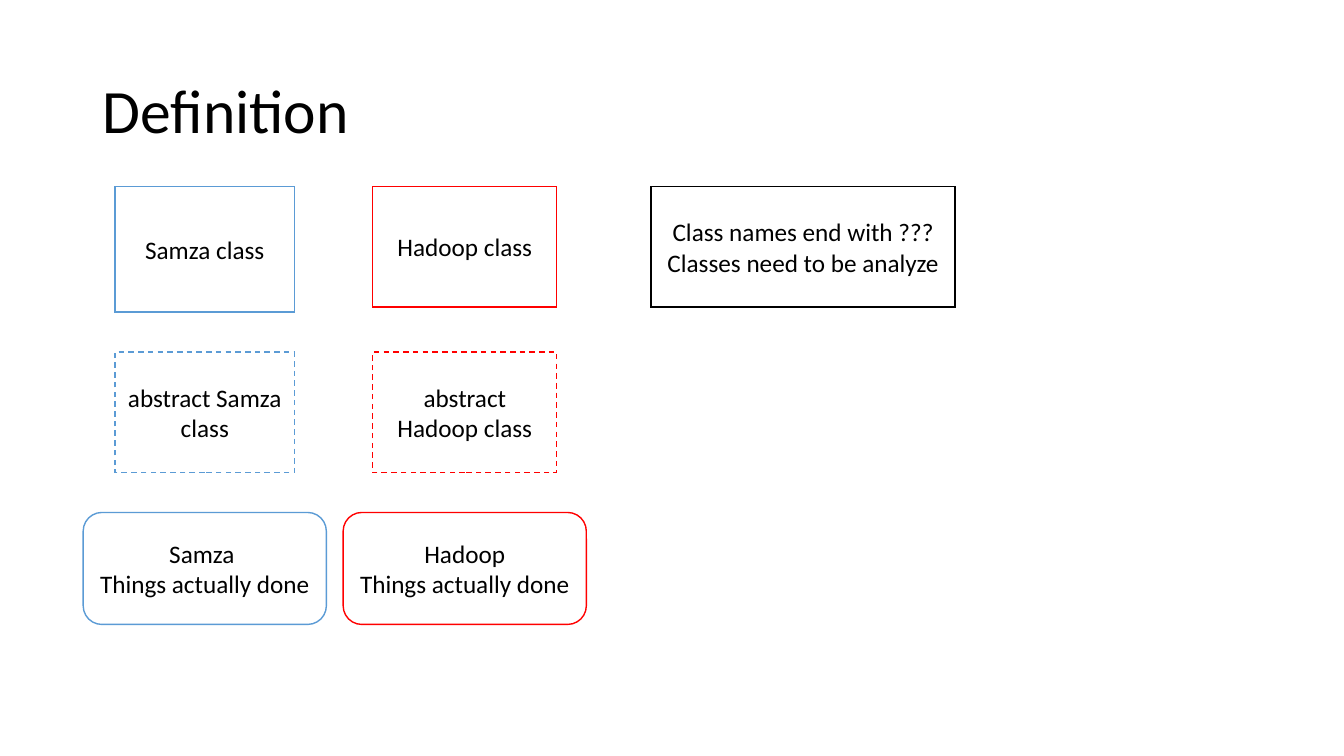
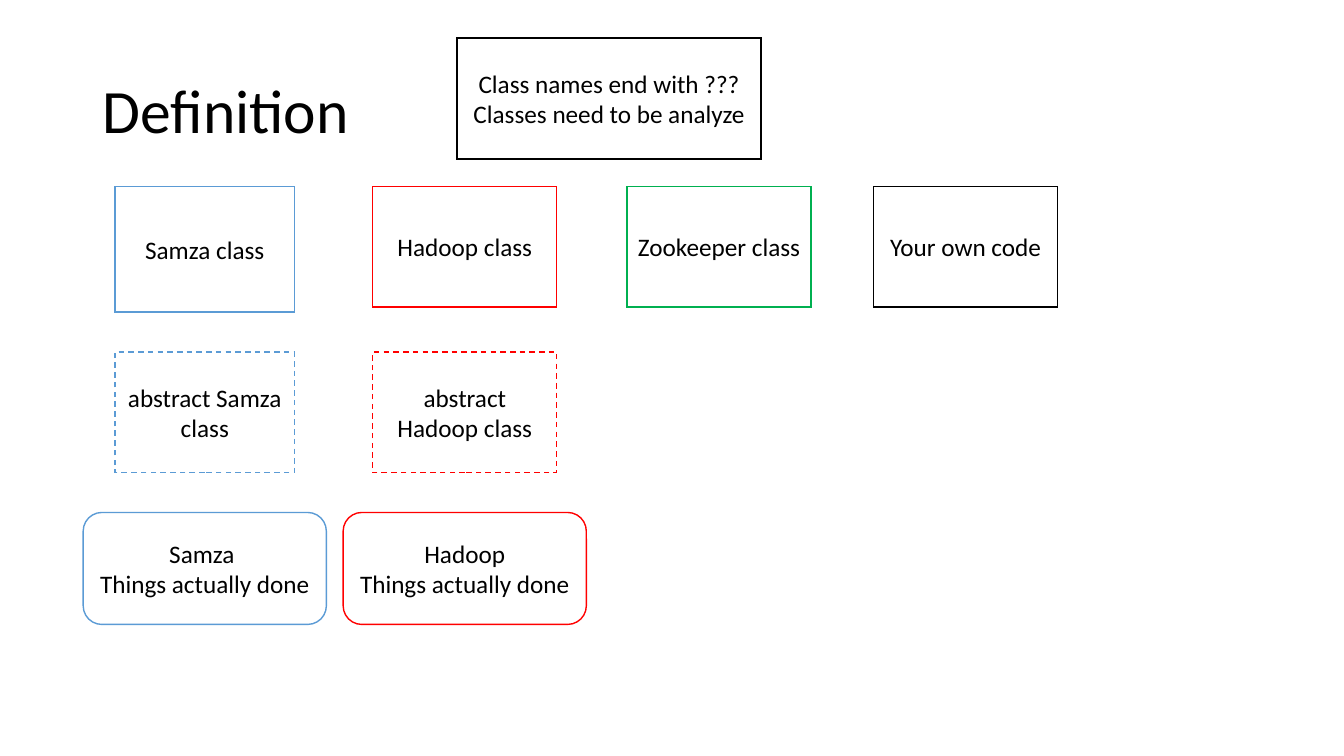
Before and after one commit to Swrrt/Samza-Documents, a slide deck: slide 2 of SamzaStructure.pptx. Drawn at 1344x756 pixels with LibreOffice and Linux fonts; fonts in the diff are those of the drawing. Boxes give left, top, right and bottom in pixels: in the first picture for what was removed or moved away, otherwise in the second. Text is boxed around its words. In the diff, an @@ line names an element or a change of style, - is before the commit and + after.

```diff
--- a/SamzaStructure.pptx
+++ b/SamzaStructure.pptx
@@ rectangle "Class names end with ???": place and size @@
-rectangle "Class names end with ???" at box(651, 187, 956, 308)
+rectangle "Class names end with ???" at box(458, 38, 762, 159)
@@ rectangle added at box(627, 187, 812, 308), fill #FFFFFF, outline #00B050 1 pt, 18 pt, text #000000 @@
+Zookeeper class
@@ rectangle added at box(874, 187, 1059, 308), fill #FFFFFF, outline #000000 1 pt, 18 pt, text #000000 @@
+Your own code
```
Also in this commit, not shown: 1 slide added.
